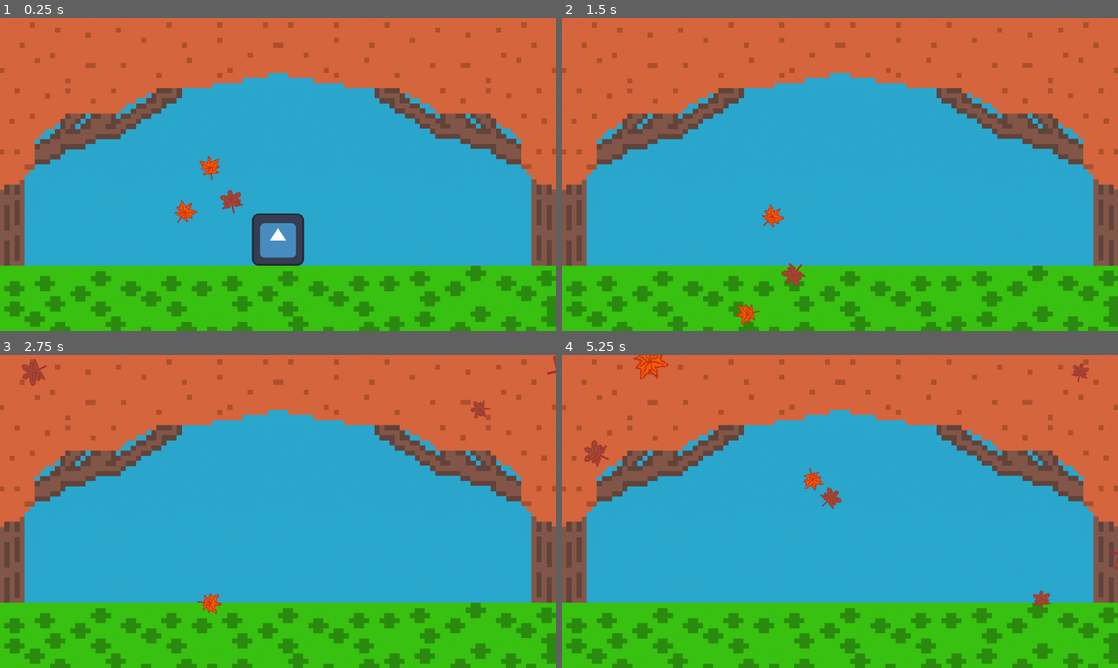
Above: before the commit, frames 1-4 (two rows, left to right).
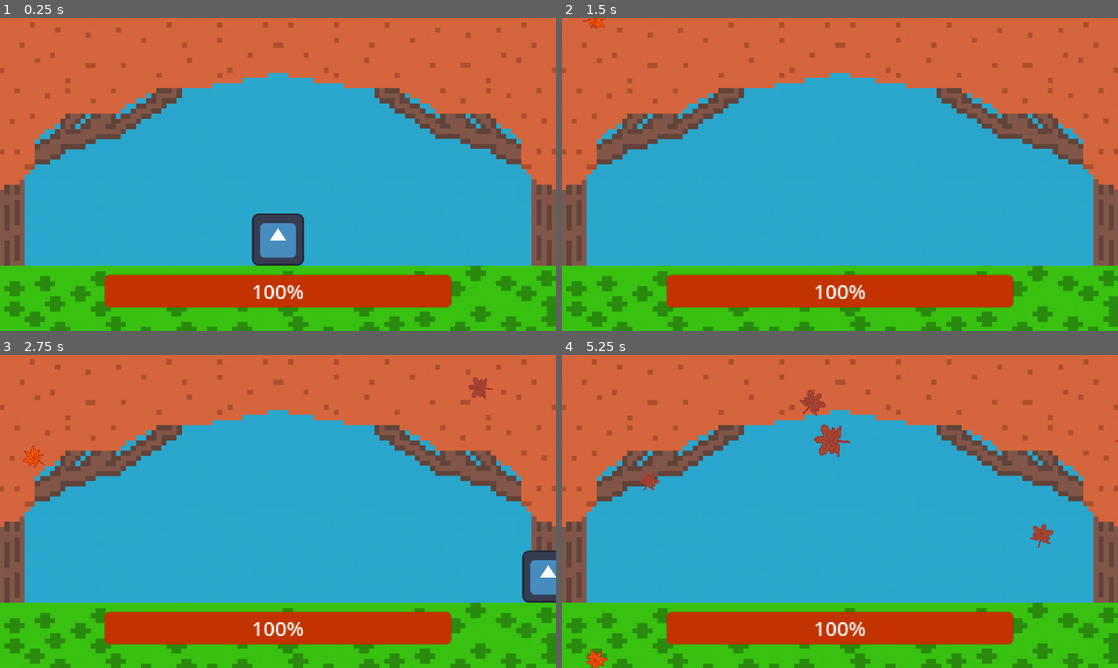
Above: after the commit, the same moments.

Repository: cash30/fall-game
Game: Godot game, scene res://Scenes/Main.tscn
The game is run twice, just before and just after one commit, with the same random seed, the same clock (stepped at 60 frames per second) and the same inputs. The engine's default icon, where the game draws it, is replaced by a stand-in: a white triangle on a blue panel in a dark square.
Inputs:
- Up to frame 1 (0.25 s): no input
- Up to frame 2 (1.5 s): tap Enter (ui_accept) at 0.5, 0.6, 0.77, 1.07 s; hold Right (ui_right) from 0.53 s (still down); tap Alt at 1.35 s
- Up to frame 3 (2.75 s): tap Enter (ui_accept) at 1.52, 1.55, 1.82, 2.3 s; release Right (ui_right) at 2.03 s; hold Left (ui_left) from 2.03 s (still down); tap Shift at 2.1 s
- Up to frame 4 (5.25 s): release Left (ui_left) at 2.78 s; hold Right (ui_right) 2.78-4.28 s; tap Enter (ui_accept) at 2.85, 3.02, 3.32, 3.77, 3.8, 4.07, 4.52, 4.55, 4.82, 5.1 s; tap Alt at 3.6 s; hold Left (ui_left) 4.28-5.03 s; tap Shift at 4.35 s; hold Right (ui_right) from 5.03 s (still down)

The runs differ from the first frame. In frame 1, 7.1% of the frame differs, in the area x 18-82%, y 44-93%; in frame 2, 7.1%; in frame 3, 8.4%; in frame 4, 8.5%, in the area x 4-100%, y 0-100%.

Commit message:
Add health bar :D

Diff:
--- /dev/null
+++ b/Globals.gd
@@ -0,0 +1,12 @@
+extends Node
+var playerHealth = 100.0
+
+
+# Called when the node enters the scene tree for the first time.
+func _ready() -> void:
+	pass # Replace with function body.
+
+
+# Called every frame. 'delta' is the elapsed time since the previous frame.
+func _process(delta: float) -> void:
+	pass
--- a/Scenes/Main.tscn
+++ b/Scenes/Main.tscn
@@ -1,9 +1,21 @@
-[gd_scene load_steps=5 format=3 uid="uid://du3w87xcp0i4b"]
+[gd_scene load_steps=7 format=3 uid="uid://du3w87xcp0i4b"]
 
 [ext_resource type="Texture2D" uid="uid://c65pxxmdesuu2" path="res://Art/main scene.png" id="1_kln2b"]
-[ext_resource type="PackedScene" uid="uid://dwgw8l3q7vth2" path="res://Scenes/leaf/leaf.tscn" id="2_idj7w"]
 [ext_resource type="PackedScene" uid="uid://miqpqbud0yhb" path="res://Scenes/spawner/spawner.tscn" id="3_kln2b"]
+[ext_resource type="Script" uid="uid://cpcjquosxlrms" path="res://Scenes/progress_bar.gd" id="4_pbw6q"]
 [ext_resource type="PackedScene" uid="uid://b5xp71mloltyx" path="res://Scenes/player/player.tscn" id="4_rgh2o"]
+
+[sub_resource type="Theme" id="Theme_kln2b"]
+default_font_size = 50
+
+[sub_resource type="StyleBoxFlat" id="StyleBoxFlat_rgh2o"]
+bg_color = Color(0.7598691, 0.2016691, 9.62615e-08, 1)
+border_color = Color(0, 0, 0, 1)
+border_blend = true
+corner_radius_top_left = 5
+corner_radius_top_right = 5
+corner_radius_bottom_right = 5
+corner_radius_bottom_left = 5
 
 [node name="MainScene" type="Node2D"]
 position = Vector2(2.3841858e-07, 1.1920929e-07)
@@ -13,15 +25,6 @@
 position = Vector2(-2.9802322e-08, -2.3841835e-08)
 scale = Vector2(5, 5)
 texture = ExtResource("1_kln2b")
-
-[node name="Node2D" parent="." instance=ExtResource("2_idj7w")]
-position = Vector2(-91.799995, 17.199999)
-
-[node name="Node2D2" parent="." instance=ExtResource("2_idj7w")]
-position = Vector2(-45.799995, 11.599999)
-
-[node name="Node2D3" parent="." instance=ExtResource("2_idj7w")]
-position = Vector2(-66.799995, -16.8)
 
 [node name="Camera2D" type="Camera2D" parent="."]
 scale = Vector2(0.99999994, 0.99999994)
@@ -33,3 +36,13 @@
 [node name="CharacterBody2D" parent="." instance=ExtResource("4_rgh2o")]
 position = Vector2(-4.4703484e-08, 64.2)
 scale = Vector2(0.4, 0.4)
+
+[node name="ProgressBar" type="ProgressBar" parent="."]
+offset_left = -171.0
+offset_top = 98.8
+offset_right = 171.39996
+offset_bottom = 130.8
+theme = SubResource("Theme_kln2b")
+theme_override_font_sizes/font_size = 20
+theme_override_styles/fill = SubResource("StyleBoxFlat_rgh2o")
+script = ExtResource("4_pbw6q")
--- a/Scenes/leaf/Leaf.gd
+++ b/Scenes/leaf/Leaf.gd
@@ -22,3 +22,9 @@
 		return num
 	else:# if we can not find num we return an error value (if this function returns -1 theres a problem)
 		return -1
+
+
+
+func _on_visible_on_screen_notifier_2d_screen_exited() -> void:
+	queue_free()
+	print("deleting leaf")
--- a/Scenes/leaf/leaf.tscn
+++ b/Scenes/leaf/leaf.tscn
@@ -6,7 +6,7 @@
 [ext_resource type="Texture2D" uid="uid://bkr6xee3uqh6o" path="res://Art/leaf 2.png" id="4_rf887"]
 [ext_resource type="Script" uid="uid://uupjhwfha0pm" path="res://Scenes/leaf/leaf_2.gd" id="5_wp8iw"]
 
-[node name="Node2D" type="Area2D"]
+[node name="Node2D" type="Area2D" groups=["leaf"]]
 script = ExtResource("1_lbyte")
 
 [node name="CollisionPolygon2D" type="CollisionPolygon2D" parent="."]
@@ -20,3 +20,7 @@
 [node name="Leaf2" type="Sprite2D" parent="."]
 texture = ExtResource("4_rf887")
 script = ExtResource("5_wp8iw")
+
+[node name="VisibleOnScreenNotifier2D" type="VisibleOnScreenNotifier2D" parent="."]
+
+[connection signal="screen_exited" from="VisibleOnScreenNotifier2D" to="." method="_on_visible_on_screen_notifier_2d_screen_exited"]
--- /dev/null
+++ b/Scenes/main/progress_bar.gd
@@ -0,0 +1,12 @@
+extends ProgressBar
+@export var num = 100
+
+# Called when the node enters the scene tree for the first time.
+func _ready() -> void:
+	pass # Replace with function body.
+
+
+# Called every frame. 'delta' is the elapsed time since the previous frame.
+func _process(delta: float) -> void:
+	value = num
+	pass
--- a/Scenes/player/player.gd
+++ b/Scenes/player/player.gd
@@ -1,27 +1,24 @@
 extends CharacterBody2D
 
 
-const SPEED = 2000.0
+const SPEED = 100000.0
 const JUMP_VELOCITY = -400.0
 
 
 func _physics_process(delta: float) -> void:
-	# Add the gravity.
-	if not is_on_floor():
-		pass
-		#velocity += get_gravity() * delta
 
-	# Handle jump.
-	if Input.is_action_just_pressed("ui_accept") and is_on_floor():
-		pass
-	#	velocity.y = JUMP_VELOCITY
-
-	# Get the input direction and handle the movement/deceleration.
-	# As good practice, you should replace UI actions with custom gameplay actions.
-	var direction := Input.get_axis("ui_left", "ui_right")
-	if direction:
-		velocity.x = direction * SPEED
+	if Input.is_action_pressed("left"):
+			velocity.x = -SPEED * delta
+	elif Input.is_action_pressed("right"):
+			velocity.x = SPEED * delta
 	else:
 		velocity.x = move_toward(velocity.x, 0, SPEED)
 
 	move_and_slide()
+
+
+func _on_area_2d_area_entered(area: Area2D) -> void:
+	if area.is_in_group("leaf"):
+		Globals.playerHealth -=20
+		print ("health is",  Globals.playerHealth)
+	pass # Replace with function body.
--- a/Scenes/player/player.tscn
+++ b/Scenes/player/player.tscn
@@ -7,7 +7,10 @@
 radius = 64.0
 height = 128.0
 
-[node name="CharacterBody2D" type="CharacterBody2D"]
+[sub_resource type="RectangleShape2D" id="RectangleShape2D_eo61r"]
+size = Vector2(128, 128)
+
+[node name="Player" type="CharacterBody2D" groups=["player"]]
 script = ExtResource("1_eo61r")
 
 [node name="Icon" type="Sprite2D" parent="."]
@@ -15,3 +18,10 @@
 
 [node name="CollisionShape2D" type="CollisionShape2D" parent="."]
 shape = SubResource("CapsuleShape2D_e41v5")
+
+[node name="Area2D" type="Area2D" parent="."]
+
+[node name="CollisionShape2D" type="CollisionShape2D" parent="Area2D"]
+shape = SubResource("RectangleShape2D_eo61r")
+
+[connection signal="area_entered" from="Area2D" to="." method="_on_area_2d_area_entered"]
--- /dev/null
+++ b/Scenes/progress_bar.gd
@@ -0,0 +1,11 @@
+extends ProgressBar
+
+
+# Called when the node enters the scene tree for the first time.
+func _ready() -> void:
+	pass # Replace with function body.
+
+
+# Called every frame. 'delta' is the elapsed time since the previous frame.
+func _process(_delta: float) -> void:
+	value = Globals.playerHealth
--- a/project.godot
+++ b/project.godot
@@ -15,6 +15,10 @@
 config/features=PackedStringArray("4.5", "GL Compatibility")
 config/icon="res://Scenes/icon.svg"
 
+[autoload]
+
+Globals="*res://Globals.gd"
+
 [display]
 
 window/stretch/mode="viewport"
@@ -23,6 +27,28 @@
 
 enabled=PackedStringArray("res://addons/godot_super-wakatime/plugin.cfg")
 
+[global_group]
+
+player=""
+leaf=""
+
+[input]
+
+left={
+"deadzone": 0.2,
+"events": [Object(InputEventKey,"resource_local_to_scene":false,"resource_name":"","device":-1,"window_id":0,"alt_pressed":false,"shift_pressed":false,"ctrl_pressed":false,"meta_pressed":false,"pressed":false,"keycode":0,"physical_keycode":65,"key_label":0,"unicode":97,"location":0,"echo":false,"script":null)
+, Object(InputEventKey,"resource_local_to_scene":false,"resource_name":"","device":-1,"window_id":0,"alt_pressed":false,"shift_pressed":false,"ctrl_pressed":false,"meta_pressed":false,"pressed":false,"keycode":0,"physical_keycode":4194319,"key_label":0,"unicode":0,"location":0,"echo":false,"script":null)
+, Object(InputEventJoypadMotion,"resource_local_to_scene":false,"resource_name":"","device":-1,"axis":0,"axis_value":-1.0,"script":null)
+]
+}
+right={
+"deadzone": 0.2,
+"events": [Object(InputEventKey,"resource_local_to_scene":false,"resource_name":"","device":-1,"window_id":0,"alt_pressed":false,"shift_pressed":false,"ctrl_pressed":false,"meta_pressed":false,"pressed":false,"keycode":0,"physical_keycode":4194321,"key_label":0,"unicode":0,"location":0,"echo":false,"script":null)
+, Object(InputEventKey,"resource_local_to_scene":false,"resource_name":"","device":-1,"window_id":0,"alt_pressed":false,"shift_pressed":false,"ctrl_pressed":false,"meta_pressed":false,"pressed":false,"keycode":0,"physical_keycode":68,"key_label":0,"unicode":100,"location":0,"echo":false,"script":null)
+, Object(InputEventJoypadMotion,"resource_local_to_scene":false,"resource_name":"","device":-1,"axis":0,"axis_value":1.0,"script":null)
+]
+}
+
 [rendering]
 
 textures/canvas_textures/default_texture_filter=0
Not shown, added: Globals.gd.uid
Not shown, added: Scenes/main/progress_bar.gd.uid
Not shown: 1 places in Scenes/player/player.tscn that only renumber resources
Not shown, added: Scenes/progress_bar.gd.uid
Not shown, removed: README.md
